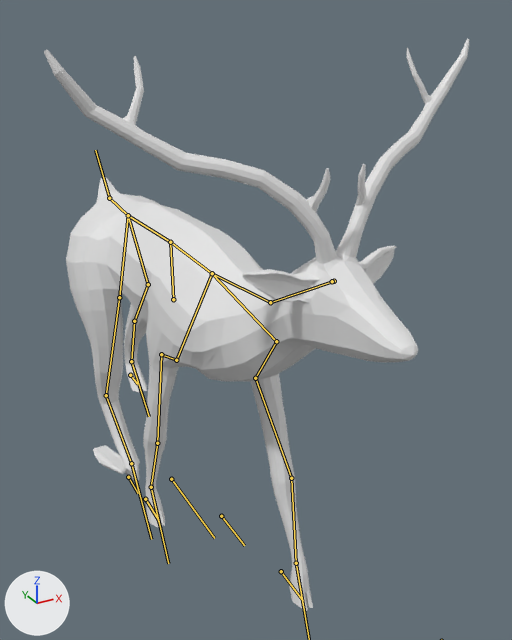
Two versions of the glTF model assets/meshes/deer01.glb, one commit apart.
Before and after are seen from a camera (50 mm lens) standing at (-1.57, -3.92, 3.24) and looking at (0.36, -0.41, 1.49). The axes (+X, +Y, +Z) are drawn at lower left. The lights are the same throughout. Both versions are drawn at frame 11 of the action 'WalkCycle'; the numbers are the values there. The bones that bend it are drawn over the model as lines.
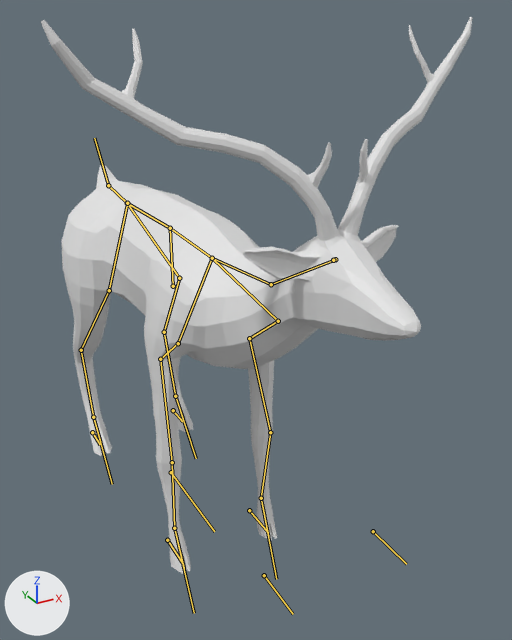
The edits, one by one:
Object 'Armature' (bone_rig_object) moves from (0.0, 0.003, -0.058) to (0.0, 0.0, 0.0).
Bone 'BackLeg.Heel.L' (bone_backleg_heel_l) moves from (-0.002, -0.893, -0.069) to (0.0, 0.0, 0.0).
Bone 'Core' (bone_core) moves from (0.0, -0.035, 0.0) to (0.0, 0.0, 0.0).
Bone 'FrontLeg.000.L' (bone_frontleg_000_l) turns from (0, -14, -14) to (3, -8, 4) degrees about its own x, y and z.
Bone 'FrontLeg.001.L' (bone_frontleg_001_l) turns from (0, -3, -4) to (0, 0, -1) degrees about its own x, y and z.
Bone 'FrontLeg.002.L' (bone_frontleg_002_l) turns from (7, 0, 1) to (0, 0, 1) degrees about its own x, y and z.
Bone 'FrontLeg.004.L' (bone_frontleg_004_l) turns from (-1, 2, 22) to (-4, 5, 0) degrees about its own x, y and z.
Bone 'FrontLeg.000.R' (bone_frontleg_000_r) turns from (-9, 0, -20) to (3, 8, -4) degrees about its own x, y and z.
Bone 'FrontLeg.001.R' (bone_frontleg_001_r) turns from (0, 3, 4) to (0, 0, 1) degrees about its own x, y and z.
Bone 'FrontLeg.002.R' (bone_frontleg_002_r) turns from (7, 0, -1) to (0, 0, -1) degrees about its own x, y and z.
Bone 'FrontLeg.004.R' (bone_frontleg_004_r) turns from (-10, -6, 17) to (-4, -5, 0) degrees about its own x, y and z.
Bone 'BackLeg.001.L' (bone_backleg_001_l) turns from (35, -3, 14) to (0, 0, 0) degrees about its own x, y and z.
Bone 'BackLeg.002.L' (bone_backleg_002_l) turns from (-27, -7, -14) to (0, 0, 0) degrees about its own x, y and z.
Bone 'BackLeg.003.L' (bone_backleg_003_l) turns from (35, 0, 0) to (0, 0, 0) degrees about its own x, y and z.
Bone 'BackLeg.004.L' (bone_backleg_004_l) turns from (-43, 0, 2) to (0, 0, 0) degrees about its own x, y and z.
Bone 'BackLeg.001.R' (bone_backleg_001_r) turns from (-16, 4, 1) to (0, 0, 0) degrees about its own x, y and z.
Bone 'BackLeg.002.R' (bone_backleg_002_r) turns from (-7, 0, -2) to (0, 0, 0) degrees about its own x, y and z.
Bone 'BackLeg.003.R' (bone_backleg_003_r) turns from (-6, 0, 1) to (0, 0, 0) degrees about its own x, y and z.
Bone 'BackLeg.004.R' (bone_backleg_004_r) turns from (34, -1, 3) to (0, 0, 0) degrees about its own x, y and z.

What differs and where, as boxes (x1, y1, x2, y2) in the pictures (512 x 640 px):
'Cylinder', posed: before (44, 39, 470, 611); after (41, 17, 473, 574)
bone 'BackLeg.Heel.L', root to tip: before (130, 375) to (137, 384); after (173, 410) to (182, 421)
bone 'Core', root to tip: before (173, 299) to (170, 242); after (173, 286) to (170, 228)
bone 'FrontLeg.000.L', root to tip: before (212, 273) to (276, 341); after (212, 258) to (278, 321)
bone 'FrontLeg.001.L', root to tip: before (276, 341) to (255, 378); after (278, 321) to (249, 338)
bone 'FrontLeg.002.L', root to tip: before (255, 378) to (291, 478); after (249, 338) to (270, 432)
bone 'FrontLeg.000.R', root to tip: before (212, 273) to (176, 360); after (212, 258) to (178, 343)
bone 'FrontLeg.001.R', root to tip: before (176, 360) to (161, 354); after (178, 343) to (160, 359)
bone 'FrontLeg.002.R', root to tip: before (161, 354) to (157, 443); after (160, 359) to (172, 462)
bone 'FrontLeg.004.R', root to tip: before (151, 487) to (168, 563); after (174, 528) to (194, 613)
bone 'BackLeg.001.L', root to tip: before (128, 215) to (148, 284); after (127, 203) to (179, 278)
bone 'BackLeg.002.L', root to tip: before (148, 284) to (134, 321); after (179, 278) to (164, 332)
bone 'BackLeg.003.L', root to tip: before (134, 321) to (131, 361); after (164, 332) to (175, 396)
bone 'BackLeg.004.L', root to tip: before (131, 361) to (149, 416); after (175, 396) to (196, 458)
bone 'BackLeg.001.R', root to tip: before (128, 215) to (119, 297); after (127, 203) to (109, 290)
bone 'BackLeg.002.R', root to tip: before (119, 297) to (106, 395); after (109, 290) to (81, 350)
bone 'BackLeg.003.R', root to tip: before (106, 395) to (131, 463); after (81, 350) to (93, 417)
bone 'BackLeg.004.R', root to tip: before (131, 463) to (151, 539); after (93, 417) to (112, 484)
